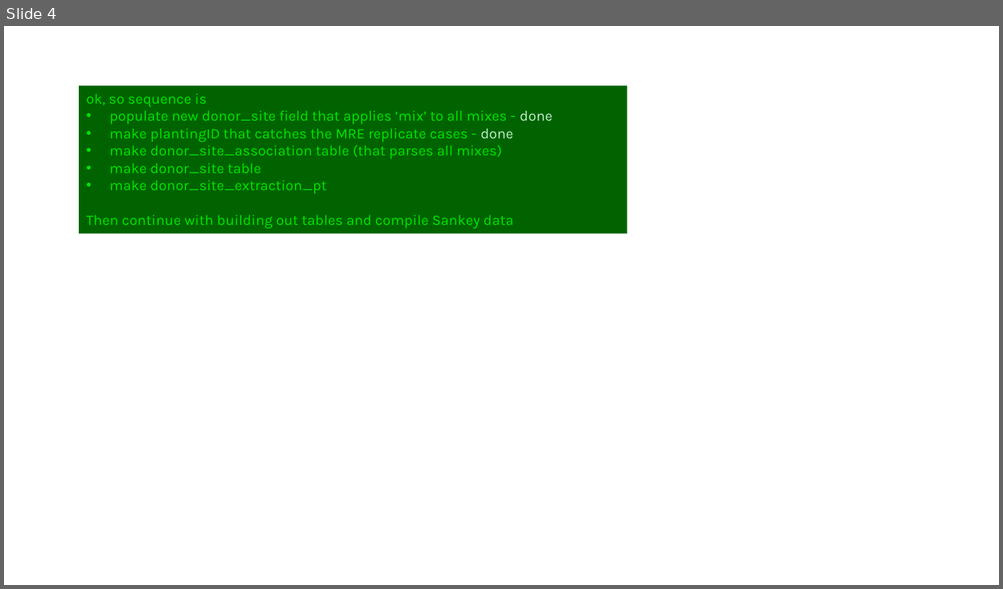
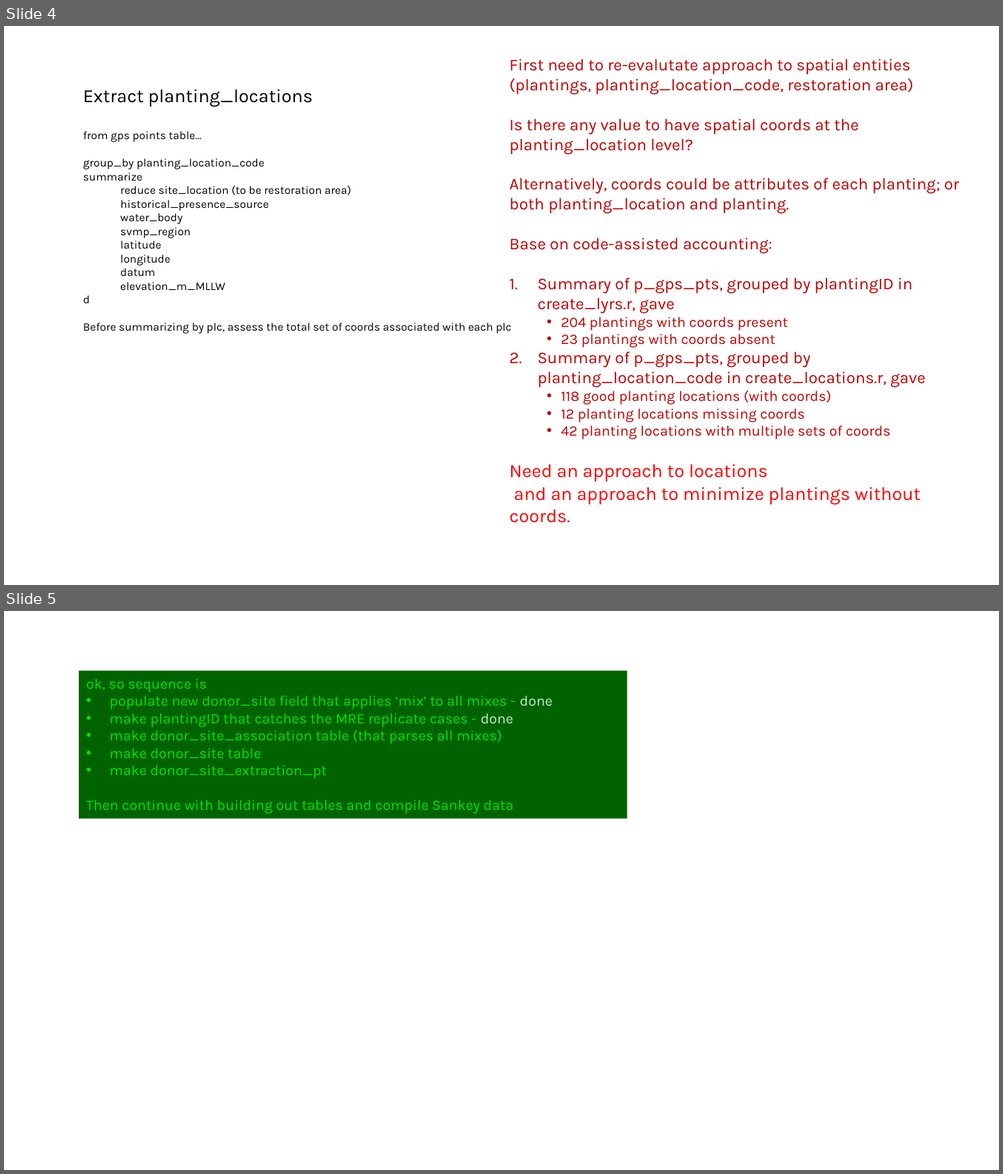
Before and after one commit to WA-Nearshore/seagrass-restoration-processing, a slide deck: docs/seagrass_restoration_storymap_notes.pptx. Shown one above the other, each under a label of ours: slide 4 before the commit, slides 4 and 5 after it. The pictures are 1003x589 and 1003x1174 pixels, drawn with LibreOffice and Linux fonts; fonts in the diff are those of the drawing. Boxes give left, top, right and bottom in pixels: in the first picture for what was removed or moved away, otherwise in the second. Text is boxed around its words. In the diff, an @@ line names an element or a change of style, - is before the commit and + after.

```diff
--- a/docs/seagrass_restoration_storymap_notes.pptx
+++ b/docs/seagrass_restoration_storymap_notes.pptx
@@ slide 4 added at bbox=[4, 26, 999, 585], background #FFFFFF @@
@@ text added at bbox=[509, 59, 959, 523], 16 pt, text #C00000 @@
+First need to re-evalutate approach to spatial entities (plantings, planting_location_code, restoration area)
+Is there any value to have spatial coords at the planting_location level?
+Alternatively, coords could be attributes of each planting; or both planting_location and planting.
+Base on code-assisted accounting:
+1. Summary of p_gps_pts, grouped by plantingID in create_lyrs.r, gave
+  • 204 plantings with coords present
+  • 23 plantings with coords absent
+2. Summary of p_gps_pts, grouped by planting_location_code in create_locations.r, gave
+  • 118 good planting locations (with coords)
+  • 12 planting locations missing coords
+  • 42 planting locations with multiple sets of coords
+Need an approach to locations
+and an approach to minimize plantings without coords.
@@ text added at bbox=[83, 89, 511, 334], 11 pt, text #000000 @@
+Extract planting_locations
+from gps points table…
+group_by planting_location_code
+summarize
+  reduce site_location (to be restoration area)
+  historical_presence_source
+  water_body
+  svmp_region
+  latitude
+  longitude
+  datum
+  elevation_m_MLLW
+d
+Before summarizing by plc, assess the total set of coords associated with each plc
@@ what was slide 4 is now slide 5 @@
```
Also in this commit, not shown: 1 slide changed, 36 other files.
